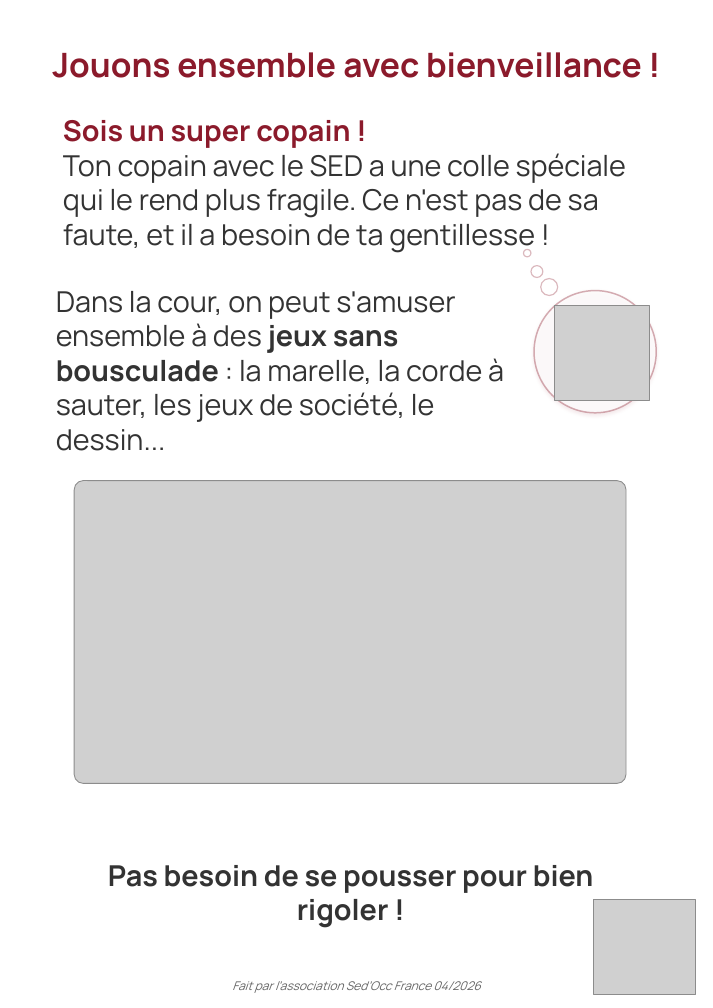
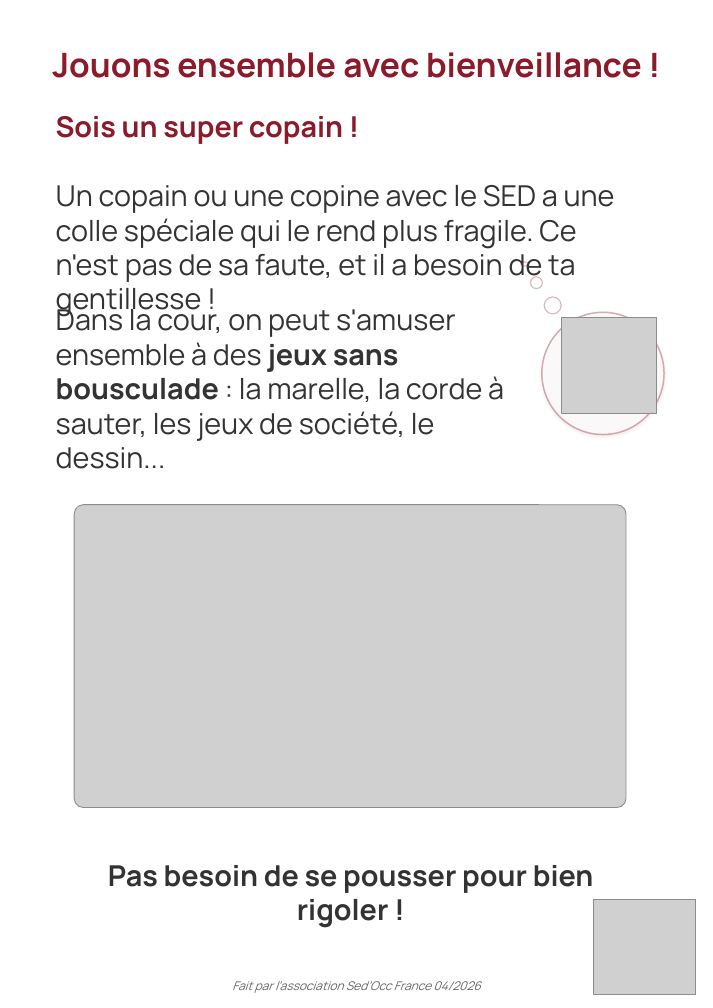
Before and after one commit to Therese-Borin-Pepe/sedocc-site, a slide deck: slide 8 of documents/Livret-SED-enfant-SedOcc.pptx (slide 7 before the commit). Drawn at 713x1008 pixels with LibreOffice and Linux fonts; fonts in the diff are those of the drawing; grey boxes stand for pictures; background and template pictures are left out. Boxes give left, top, right and bottom in pixels: in the first picture for what was removed or moved away, otherwise in the second. Text is boxed around its words. In the diff, an @@ line names an element or a change of style, - is before the commit and + after.

```diff
--- a/documents/Livret-SED-enfant-SedOcc.pptx
+++ b/documents/Livret-SED-enfant-SedOcc.pptx
@@ text "Sois un super copain !" moved from (x1=63, y1=120, x2=626, y2=252) to (x1=56, y1=116, x2=615, y2=283) @@
@@ text at (x1=56, y1=185, x2=615, y2=283): text changed @@
-Ton copain avec le SED a une colle spéciale qui le rend plus fragile. Ce n'est pas de sa faute, et il a besoin de ta gentillesse !
+Un copain ou une copine avec le SED a une colle spéciale qui le rend plus fragile. Ce n'est pas de sa faute, et il a besoin de ta gentillesse !
@@ ellipse resized from (x1=523, y1=249, x2=531, y2=257) to (x1=521, y1=262, x2=528, y2=266) @@
@@ ellipse at (x1=521, y1=262, x2=528, y2=266): mirrored @@
@@ ellipse moved from (x1=531, y1=266, x2=543, y2=278) to (x1=530, y1=277, x2=542, y2=289) @@
@@ ellipse moved from (x1=541, y1=278, x2=558, y2=296) to (x1=544, y1=297, x2=561, y2=314) @@
@@ text "Dans la cour, on peut ..." rewrapped from (x1=56, y1=291, x2=504, y2=422) to (x1=56, y1=303, x2=504, y2=441) @@
@@ ellipse moved from (x1=535, y1=291, x2=657, y2=413) to (x1=542, y1=312, x2=665, y2=435) @@
@@ picture moved from (x1=554, y1=305, x2=649, y2=400) to (x1=561, y1=318, x2=656, y2=413) @@
@@ picture moved from (x1=74, y1=480, x2=626, y2=783) to (x1=74, y1=504, x2=626, y2=807) @@
```
Also in this commit, not shown: 5 other slides changed, 1 slide removed, 4 other files.
